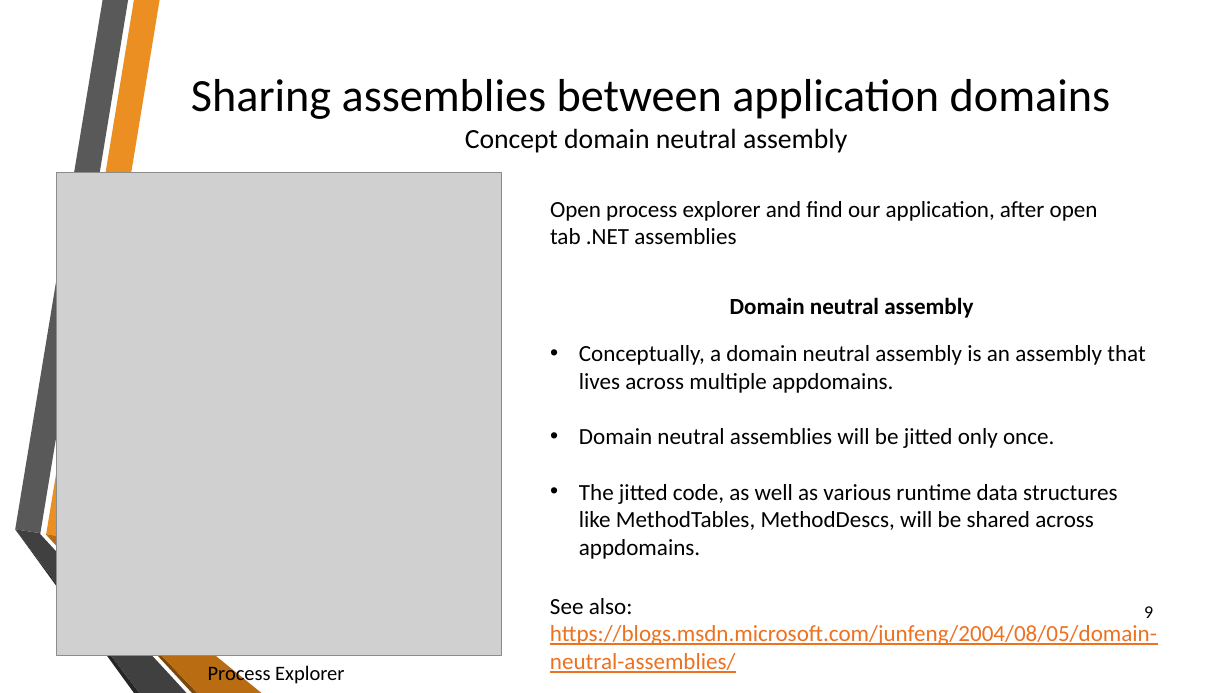
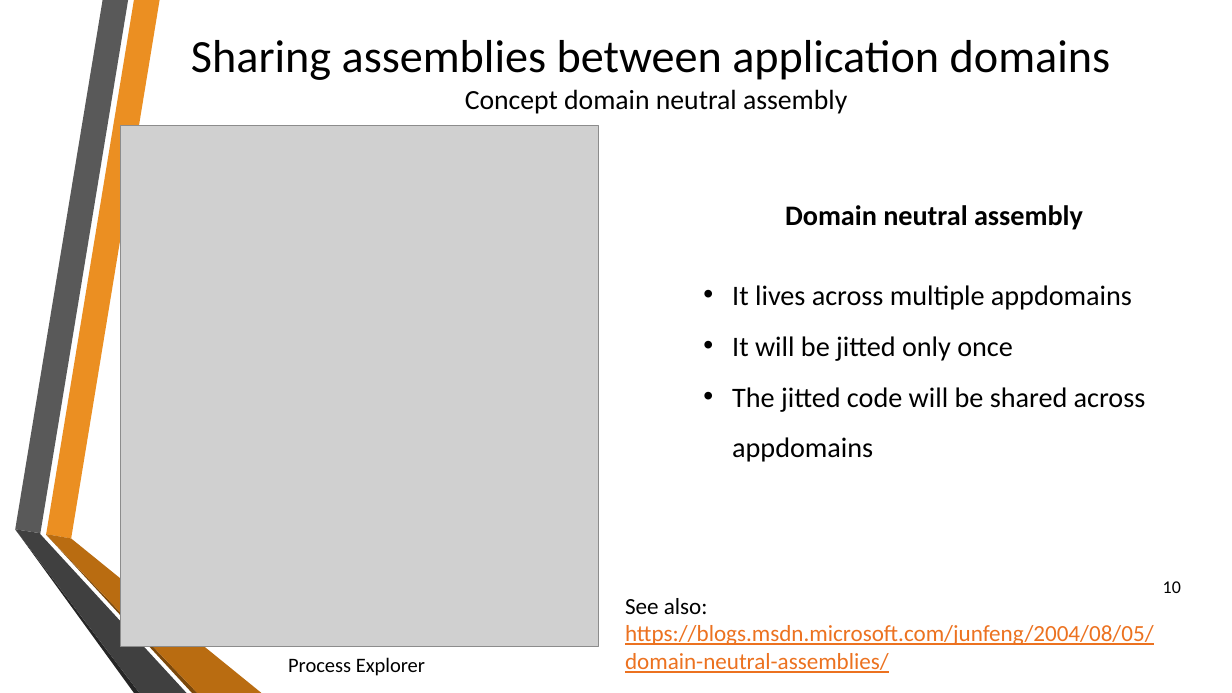
Before and after one commit to sflusov/IISSharingAssemblies, a slide deck: slide 10 of presentation/Sharing common assemblies.pptx (slide 9 before the commit). Drawn at 1232x693 pixels with LibreOffice and Linux fonts; fonts in the diff are those of the drawing; grey boxes stand for pictures; background and template pictures are left out. Boxes give left, top, right and bottom in pixels: in the first picture for what was removed or moved away, otherwise in the second. Text is boxed around its words. In the diff, an @@ line names an element or a change of style, - is before the commit and + after.

Commit message:
Presentation changing after review

```diff
--- a/presentation/Sharing common assemblies.pptx
+++ b/presentation/Sharing common assemblies.pptx
@@ title "Sharing assemblies between application domains ...": place and size @@
-title "Sharing assemblies between application domains ..." at [191,79,1110,153]
+title "Sharing assemblies between application domains ..." at [191,40,1110,114]
@@ picture: place and size @@
-picture at [56,172,501,655]
+picture at [120,126,599,646]
@@ text removed at [550,201,1098,244] @@
-Open process explorer and find our application, after open tab .NET assemblies
@@ text "Domain neutral assembly": place and size @@
-text "Domain neutral assembly" at [730,297,973,318]
+text "Domain neutral assembly" at [785,205,1083,230]
@@ text "Domain neutral assembly" at [785,205,1083,230]: size 18 to 22 pt @@
@@ text at [732,285,1146,462]: text changed; size 18 to 22 pt @@
-• Conceptually, a domain neutral assembly is an assembly that lives across multiple appdomains.
-• Domain neutral assemblies will be jitted only once.
-• The jitted code, as well as various runtime data structures like MethodTables, MethodDescs, will be shared across appdomains.
+• It lives across multiple appdomains
+• It will be jitted only once
+• The jitted code will be shared across appdomains
@@ text "See also:" rewrapped from [550,598,1157,673] to [625,598,1154,673] @@
@@ page number at [1163,581,1181,593]: text changed @@
-9
+10
@@ text "Process Explorer" rewrapped from [208,663,344,686] to [288,657,425,676] @@
```
Also in this commit, not shown: 11 other slides changed, 3 slides added.
